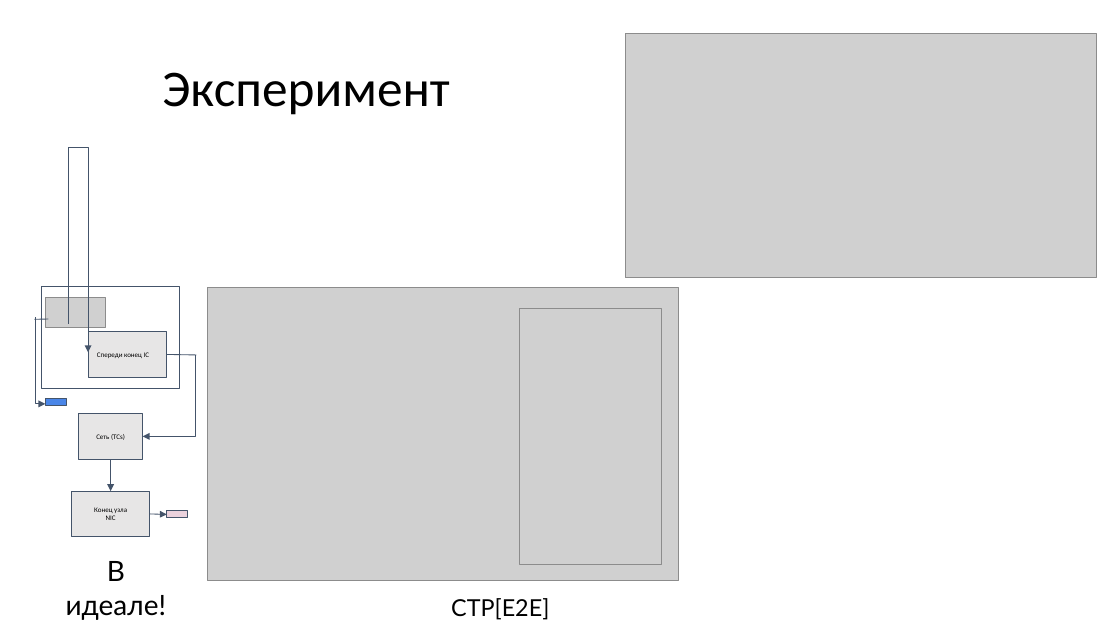
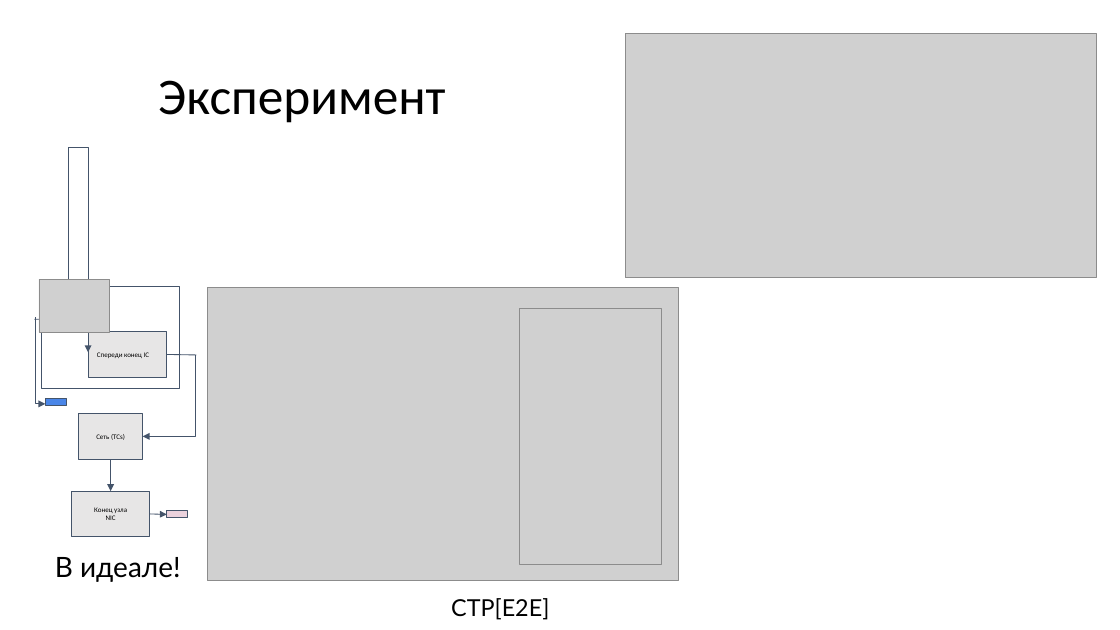
Before and after one commit to SiwaNetwork/QUANTUM, a slide deck: slide 10 of Time-Card/ДОКУМЕНТЫ/ТИПОГРАФИЯ/Проект погрешности.app.pptx. Drawn at 1120x630 pixels with LibreOffice and Linux fonts; fonts in the diff are those of the drawing; grey boxes stand for pictures. Boxes give left, top, right and bottom in pixels: in the first picture for what was removed or moved away, otherwise in the second. Text is boxed around its words. In the diff, an @@ line names an element or a change of style, - is before the commit and + after.

```diff
--- a/Time-Card/ДОКУМЕНТЫ/ТИПОГРАФИЯ/Проект погрешности.app.pptx
+++ b/Time-Card/ДОКУМЕНТЫ/ТИПОГРАФИЯ/Проект погрешности.app.pptx
@@ title "Эксперимент": place and size @@
-title "Эксперимент" at [162,72,449,115]
+title "Эксперимент" at [158,80,445,123]
@@ picture added at [39,280,110,333] @@
@@ picture removed at [45,297,105,327] @@
@@ text "В идеале!" rewrapped from [66,561,167,620] to [55,557,181,582] @@
```
Also in this commit, not shown: 1 other slide changed, 1 other file.
